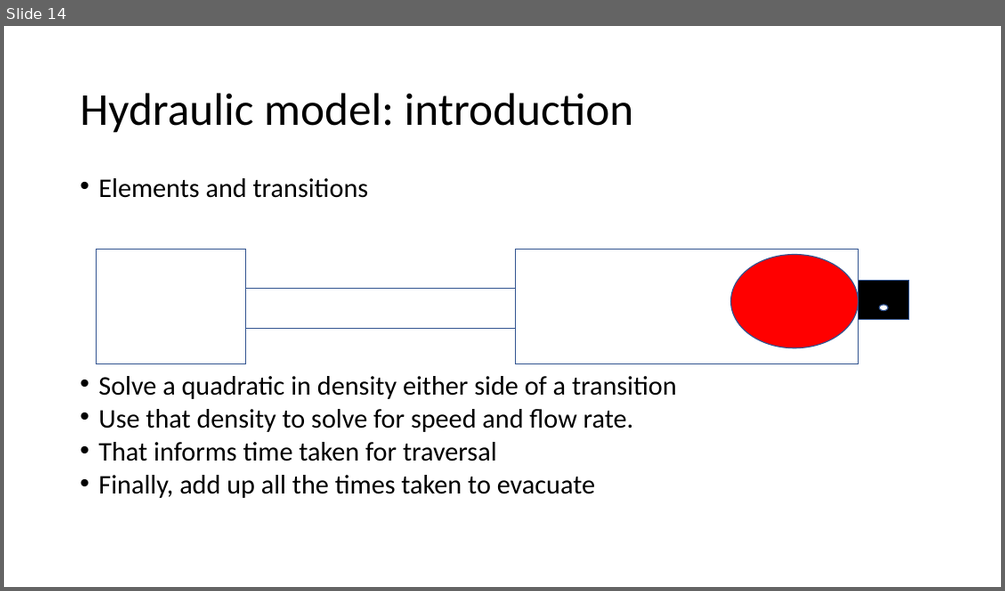
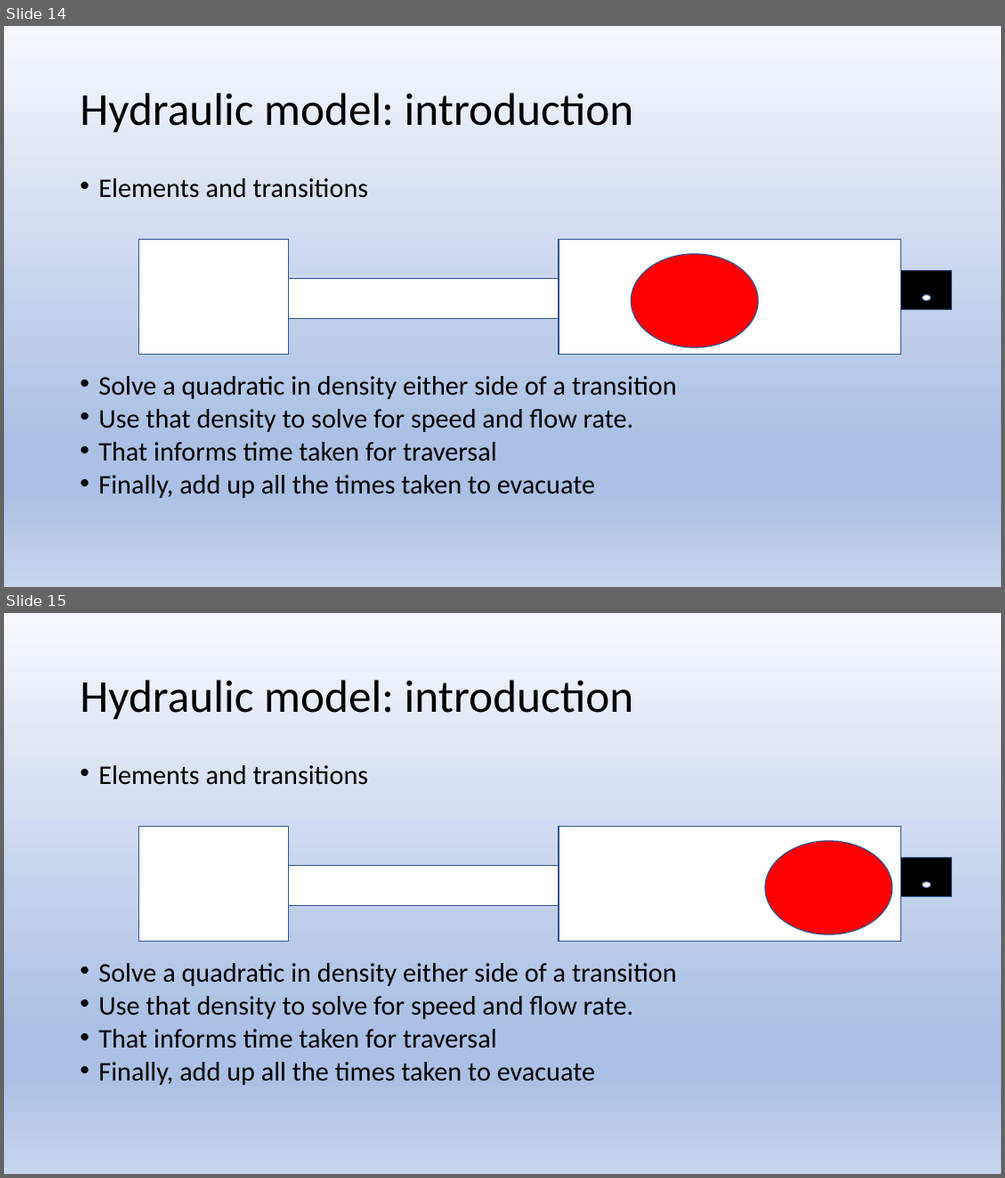
Before and after one commit to AlastairShipman1/HydraulicModel, a slide deck: Documents/Lecture outlines/Lecture 1/Lecture 1.pptx. Shown one above the other, each under a label of ours: slide 14 before the commit, slides 14 and 15 after it. The pictures are 1005x591 and 1005x1178 pixels, drawn with LibreOffice and Linux fonts; fonts in the diff are those of the drawing. Boxes give left, top, right and bottom in pixels: in the first picture for what was removed or moved away, otherwise in the second. Text is boxed around its words. In the diff, an @@ line names an element or a change of style, - is before the commit and + after.

```diff
--- a/Documents/Lecture outlines/Lecture 1/Lecture 1.pptx
+++ b/Documents/Lecture outlines/Lecture 1/Lecture 1.pptx
@@ slide 15 added at (4, 613, 1001, 1174), background gradient #F6F8FC to #ABC0E4 to #C7D5ED @@
@@ title added at (80, 680, 634, 720), 44 pt, text #000000 @@
+Hydraulic model: introduction
@@ text added at (98, 765, 677, 1085), 25.9 pt, text #000000 @@
+• Elements and transitions
+• Solve a quadratic in density either side of a transition
+• Use that density to solve for speed and flow rate.
+• That informs time taken for traversal
+• Finally, add up all the times taken to evacuate
@@ group added at (139, 826, 952, 941): 4 rectangles, 2 ellipses @@
@@ slide 14 changed as well @@
@@ background #FFFFFF to gradient #F6F8FC to #ABC0E4 to #C7D5ED @@
@@ ellipse: place and size @@
-ellipse at (731, 254, 858, 347)
+ellipse at (631, 254, 758, 347)
@@ 4 rectangles, 1 ellipse: place and size @@
-4 rectangles, 1 ellipse at (96, 248, 909, 363)
+4 rectangles, 1 ellipse at (139, 239, 952, 354)
```
Also in this commit, not shown: 22 other slides changed, 12 other files.
